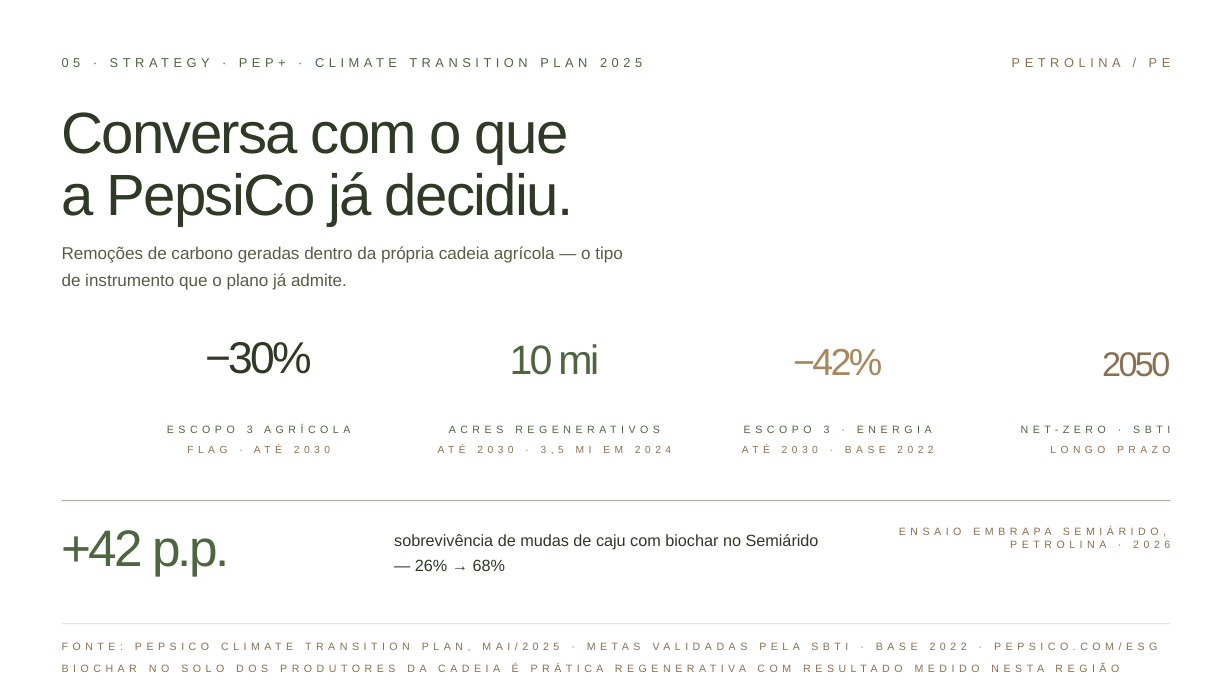
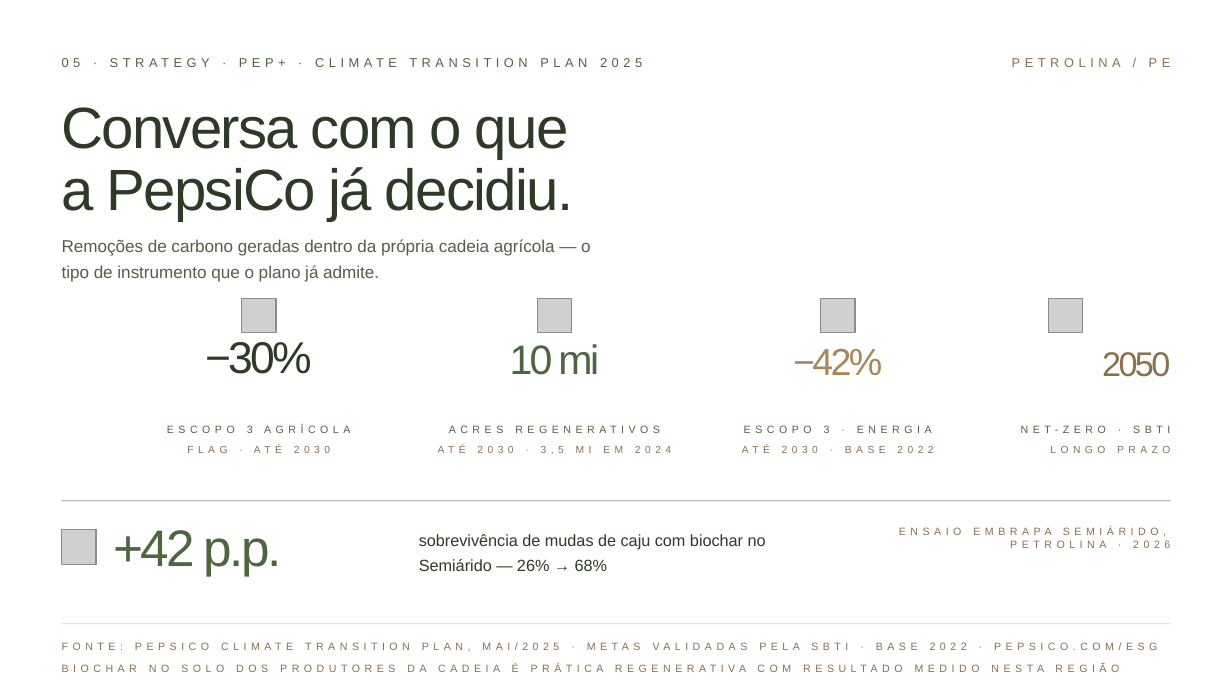
Before and after one commit to lubritto-hub/clipping, a slide deck: slide 5 of deck/pepsico-petrolina-porque.pptx. Drawn at 1232x693 pixels with LibreOffice and Linux fonts; fonts in the diff are those of the drawing; grey boxes stand for pictures; background and template pictures are left out. Boxes give left, top, right and bottom in pixels: in the first picture for what was removed or moved away, otherwise in the second. Text is boxed around its words. In the diff, an @@ line names an element or a change of style, - is before the commit and + after.

```diff
--- a/deck/pepsico-petrolina-porque.pptx
+++ b/deck/pepsico-petrolina-porque.pptx
@@ text "Conversa com o que" moved from (x1=62, y1=112, x2=573, y2=226) to (x1=62, y1=107, x2=573, y2=221) @@
@@ text "Remoções de carbono geradas dentro ..." rewrapped from (x1=62, y1=246, x2=623, y2=290) to (x1=62, y1=239, x2=591, y2=282) @@
@@ picture added at (x1=241, y1=298, x2=276, y2=333) @@
@@ picture added at (x1=537, y1=298, x2=572, y2=333) @@
@@ picture added at (x1=821, y1=298, x2=855, y2=333) @@
@@ picture added at (x1=1048, y1=298, x2=1083, y2=333) @@
@@ rectangle at (x1=62, y1=500, x2=1170, y2=501): fill #4D6640 at 50% opacity to #7E8C90 at 54% opacity @@
@@ picture added at (x1=62, y1=530, x2=96, y2=564) @@
@@ text "+42 p.p." moved from (x1=62, y1=530, x2=229, y2=576) to (x1=113, y1=530, x2=281, y2=576) @@
@@ text "sobrevivência de mudas de caju ..." rewrapped from (x1=394, y1=534, x2=819, y2=571) to (x1=419, y1=534, x2=766, y2=571) @@
```
Also in this commit, not shown: 6 other slides changed, 7 other files.
